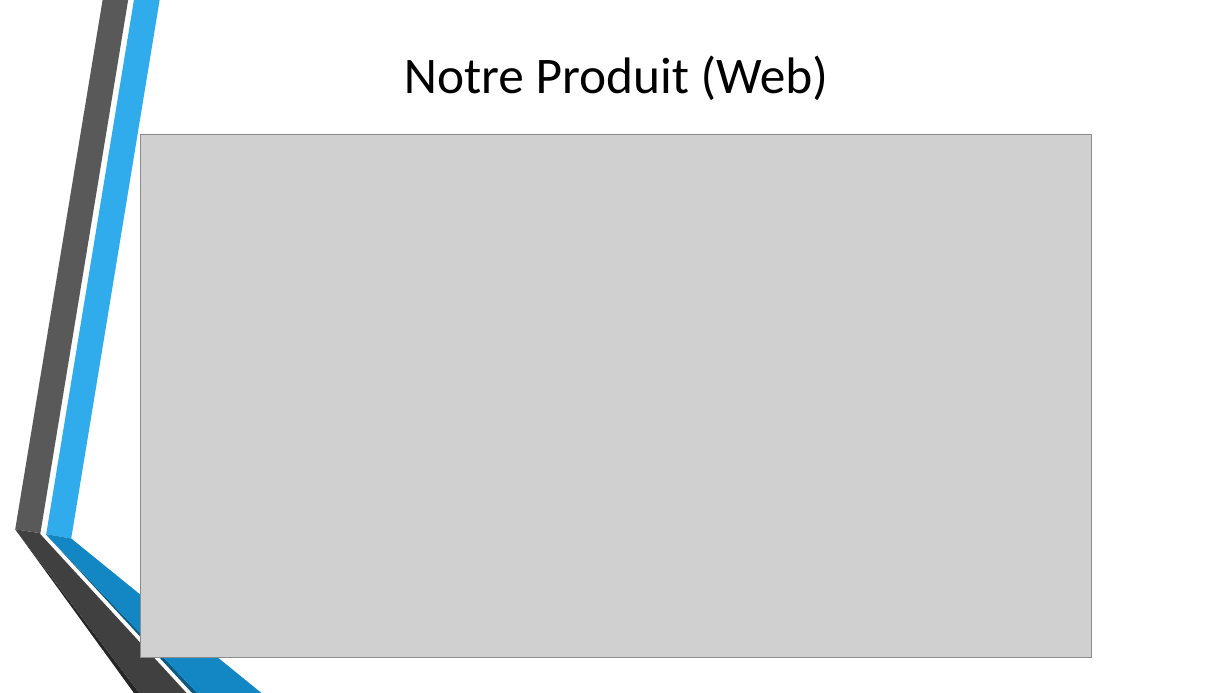
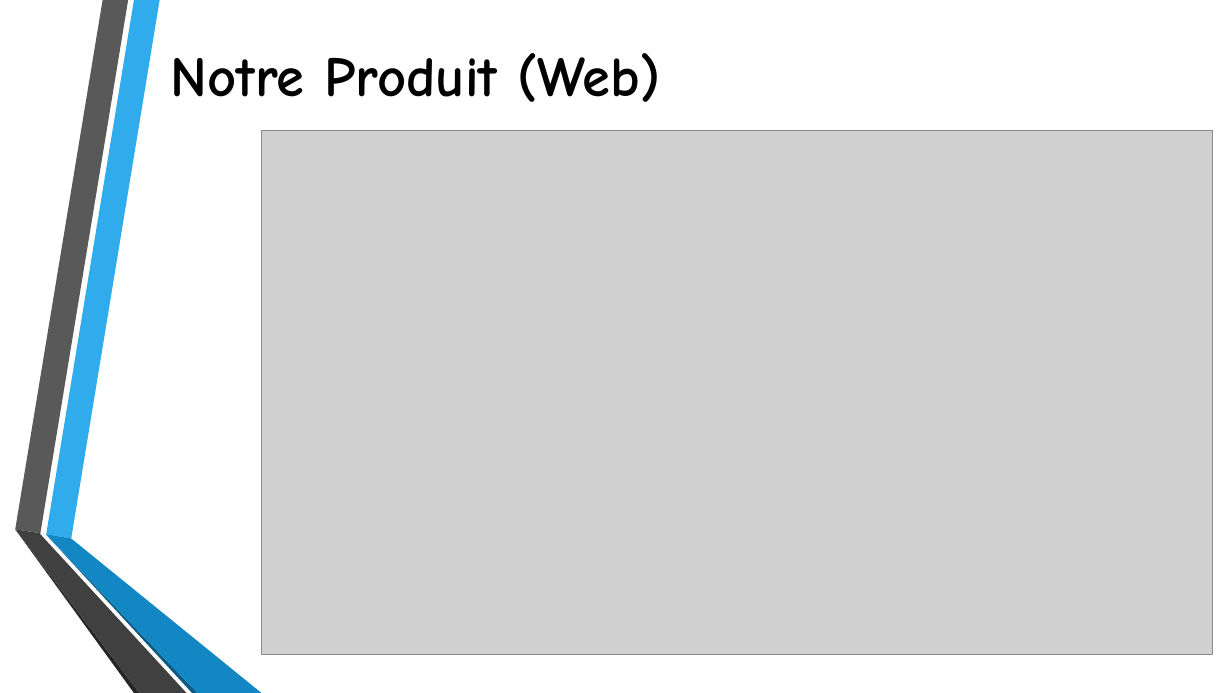
Before and after one commit to LysAMa/womenHackathon, a slide deck: slide 5 of Presentation/Chwa PaN’ - presentation2.pptx (slide 8 before the commit). Drawn at 1232x693 pixels with LibreOffice and Linux fonts; fonts in the diff are those of the drawing; grey boxes stand for pictures; background and template pictures are left out. Boxes give left, top, right and bottom in pixels: in the first picture for what was removed or moved away, otherwise in the second. Text is boxed around its words. In the diff, an @@ line names an element or a change of style, - is before the commit and + after.

```diff
--- a/Presentation/Chwa PaN’ - presentation2.pptx
+++ b/Presentation/Chwa PaN’ - presentation2.pptx
@@ title "Notre Produit (Web)": place and size @@
-title "Notre Produit (Web)" at (404,55,828,100)
+title "Notre Produit (Web)" at (171,53,661,102)
@@ title "Notre Produit (Web)" at (171,53,661,102): size 40 to 44 pt, font Calibri to Comic Neue, bold on; alignment centre to left @@
@@ picture: place and size @@
-picture at (140,134,1092,658)
+picture at (262,131,1213,655)
```
Also in this commit, not shown: 6 other slides changed, 3 slides added, 4 slides removed.
